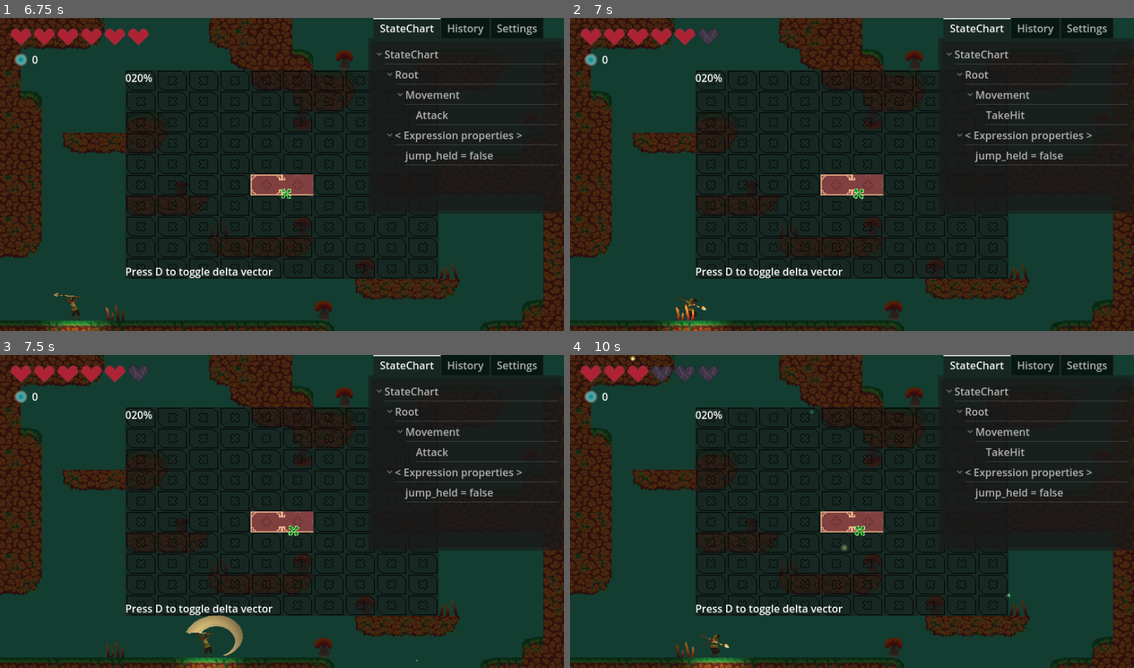
Above: before the commit, frames 1-4 (two rows, left to right).
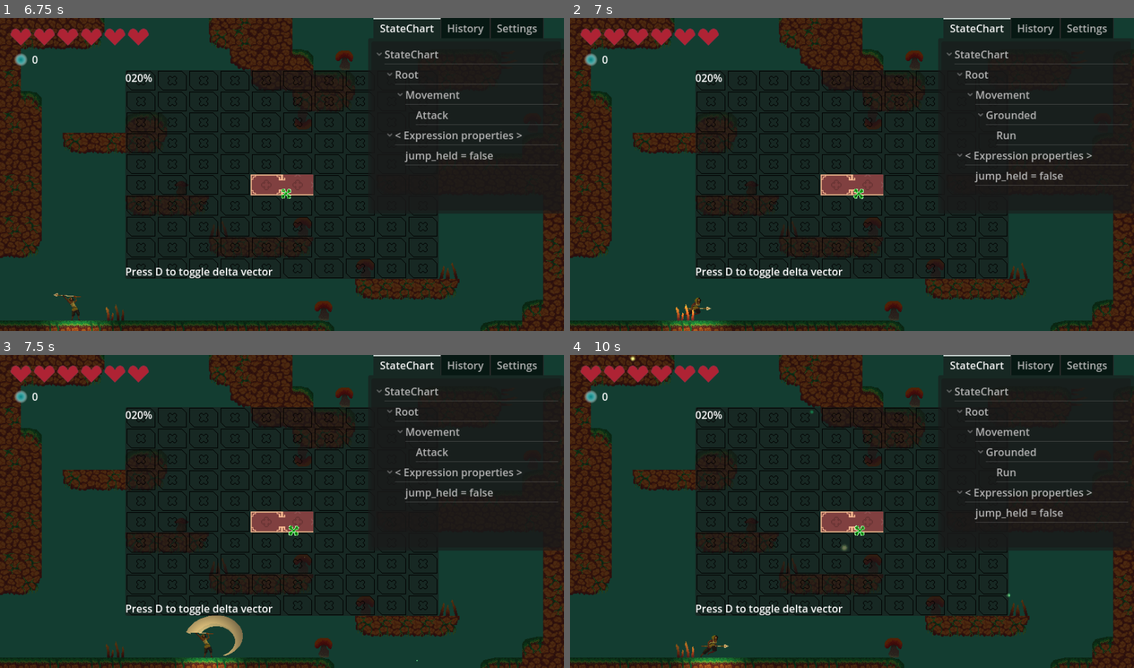
Above: after the commit, the same moments.

Repository: lemilonkh/GameOff23
Game: Godot game, scene res://scenes/main.tscn
Two runs of this game, one before a commit and one after it. Both use one fixed random seed, a clock stepped at 60 frames per second and the inputs below.
Inputs (mouse positions are in pixels of both pictures, inside the frame that each line leads up to):
- Up to frame 1 (6.75 s): tap Enter at 0.5 s; move the mouse to (253, 237) at 0.52 s; hold Right (move_right) 0.53-1.25 s; tap J (glide) at 0.6, 2.1, 3.8, 5.3 s; click (253, 237) at 0.67 s; tap Space (jump) at 0.77, 3.77 s; drag from (451, 221) to (118, 183) at 1.27 s; move the mouse to (112, 127) at 2.02 s; hold Left (move_left) 2.03-2.75 s; drag from (310, 174) to (45, 202) at 2.77 s; move the mouse to (197, 96) at 3.52 s; hold Left (move_left) 3.53-4.25 s; tap Q at 3.6 s; tap ` (debug) at 4.15 s; drag from (406, 158) to (197, 96) at 4.27 s; move the mouse to (169, 190) at 5.02 s; hold Right (move_right) 5.03-5.75 s; tap M at 5.1 s; click (169, 190) at 5.17 s; tap D at 5.75, 6.5 s; drag from (338, 105) to (169, 190) at 5.77 s; move the mouse to (253, 237) at 6.52 s; hold Right (move_right) from 6.53 s (still down); hold K (attack) from 6.53 s (still down)
- Up to frame 2 (7 s): keep holding Right (move_right); keep holding K (attack); tap Space (jump) at 6.77 s; tap J (glide) at 6.8 s
- Up to frame 3 (7.5 s): release Right (move_right) at 7.25 s; release K (attack) at 7.25 s; tap D at 7.25 s; drag from (451, 558) to (174, 652) at 7.27 s
- Up to frame 4 (10 s): tap D at 8, 8.75 s; move the mouse to (682, 464) at 8.02 s; hold Left (move_left) 8.03-8.75 s; hold Shift 8.03-8.75 s; tap J (glide) at 8.3, 9.8 s; drag from (880, 511) to (682, 464) at 8.77 s; move the mouse to (767, 433) at 9.52 s; hold Right (move_right) from 9.53 s (still down); tap E at 9.6 s; click (767, 433) at 9.67 s; tap Space (jump) at 9.77 s

Frame 1 is identical in both runs. In frame 2, 1.3% of the frame differs, in the area x 19-99%, y 3-97%; in frame 3, 0.1%; in frame 4, 1.6%, in the area x 14-99%, y 3-97%.

Commit message:
Player Value Changed

Diff:
--- a/scenes/player.tscn
+++ b/scenes/player.tscn
@@ -18,10 +18,6 @@
 [ext_resource type="Script" path="res://addons/godot_state_charts/transition.gd" id="12_1ugos"]
 [ext_resource type="PackedScene" uid="uid://bcwkugn6v3oy7" path="res://addons/godot_state_charts/utilities/state_chart_debugger.tscn" id="15_1q7el"]
 
-[sub_resource type="CapsuleShape2D" id="CapsuleShape2D_fjgps"]
-radius = 8.0
-height = 40.0
-
 [sub_resource type="AtlasTexture" id="AtlasTexture_c25gt"]
 atlas = ExtResource("2_j472s")
 region = Rect2(300, 0, 150, 150)
@@ -345,6 +341,10 @@
 
 [sub_resource type="RectangleShape2D" id="RectangleShape2D_qusf1"]
 size = Vector2(102, 114)
+
+[sub_resource type="CapsuleShape2D" id="CapsuleShape2D_fjgps"]
+radius = 8.0
+height = 40.0
 
 [sub_resource type="Gradient" id="Gradient_b4r1s"]
 offsets = PackedFloat32Array(0, 0.72)
@@ -369,7 +369,7 @@
 tracks/0/keys = {
 "times": PackedFloat32Array(0, 0.1, 0.2),
 "transitions": PackedFloat32Array(1, 1, 1),
-"update": 0,
+"update": 1,
 "values": [false, true, false]
 }
 
@@ -384,7 +384,7 @@
 tracks/0/keys = {
 "times": PackedFloat32Array(0),
 "transitions": PackedFloat32Array(1),
-"update": 0,
+"update": 1,
 "values": [false]
 }
 
@@ -398,42 +398,34 @@
 collision_layer = 2
 script = ExtResource("1_t485f")
 default_max_speed = 200.0
-default_acceleration = 300.0
+default_acceleration = 2000.0
 glide_drop_duration = 0.0
 glide_initial_gravity_factor = 0.0
 glide_gravity_factor = 0.1
 glide_max_speed = 400.0
+glide_acceleration = 600.0
 jump_increase_time = 10.0
+
+[node name="AnimatedSprite2D" type="AnimatedSprite2D" parent="."]
+sprite_frames = SubResource("SpriteFrames_lt44i")
+animation = &"Attack"
+autoplay = "Idle"
+
+[node name="Hurtbox" type="Area2D" parent="."]
+collision_layer = 0
+collision_mask = 4
+monitorable = false
+script = ExtResource("11_oftqw")
+
+[node name="CollisionShape2D" type="CollisionShape2D" parent="Hurtbox"]
+position = Vector2(0, 13)
+shape = SubResource("RectangleShape2D_qusf1")
+debug_color = Color(0.94902, 0.254902, 0.286275, 0.12549)
 
 [node name="CollisionShape2D" type="CollisionShape2D" parent="."]
 position = Vector2(0, 2)
 shape = SubResource("CapsuleShape2D_fjgps")
 debug_color = Color(0, 0.6, 0.701961, 0)
-
-[node name="AnimatedSprite2D" type="AnimatedSprite2D" parent="."]
-sprite_frames = SubResource("SpriteFrames_lt44i")
-animation = &"Attack"
-autoplay = "Idle"
-
-[node name="Hurtbox" type="Area2D" parent="."]
-collision_layer = 0
-collision_mask = 12
-monitorable = false
-script = ExtResource("11_oftqw")
-
-[node name="CollisionShape2D" type="CollisionShape2D" parent="Hurtbox"]
-position = Vector2(0, 13)
-shape = SubResource("RectangleShape2D_qusf1")
-debug_color = Color(0.94902, 0.254902, 0.286275, 0.12549)
-
-[node name="Hitbox" type="Area2D" parent="."]
-collision_layer = 0
-collision_mask = 8
-
-[node name="CollisionShape2D" type="CollisionShape2D" parent="Hitbox"]
-position = Vector2(0, 2)
-shape = SubResource("CapsuleShape2D_fjgps")
-debug_color = Color(0.87451, 0, 0.643137, 0.192157)
 
 [node name="RayCast2D" type="RayCast2D" parent="."]
 position = Vector2(0, 22)
@@ -686,9 +678,6 @@
 [connection signal="animation_finished" from="AnimatedSprite2D" to="." method="_on_animation_finished"]
 [connection signal="body_entered" from="Hurtbox" to="Hurtbox" method="_on_body_entered"]
 [connection signal="hit" from="Hurtbox" to="." method="_on_hurtbox_hit"]
-[connection signal="tile_hit" from="Hurtbox" to="." method="_on_hurtbox_tile_hit"]
-[connection signal="body_entered" from="Hitbox" to="." method="_on_hitbox_body_entered"]
-[connection signal="body_shape_entered" from="Hitbox" to="." method="_on_hitbox_body_shape_entered"]
 [connection signal="state_entered" from="StateChart/Root/Movement/Grounded/Idle" to="." method="_play_animation" binds= ["Idle"]]
 [connection signal="state_entered" from="StateChart/Root/Movement/Grounded/Run" to="." method="_play_animation" binds= ["Run"]]
 [connection signal="state_entered" from="StateChart/Root/Movement/Airborne/Jump" to="." method="_on_jump_state_entered"]
